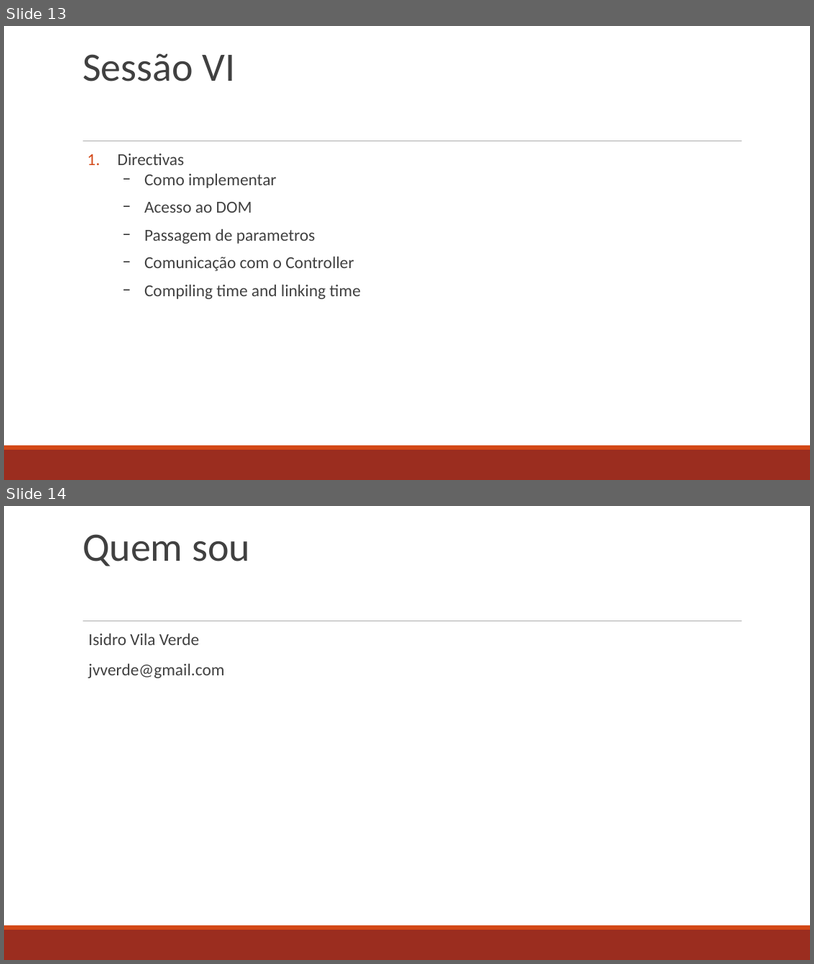
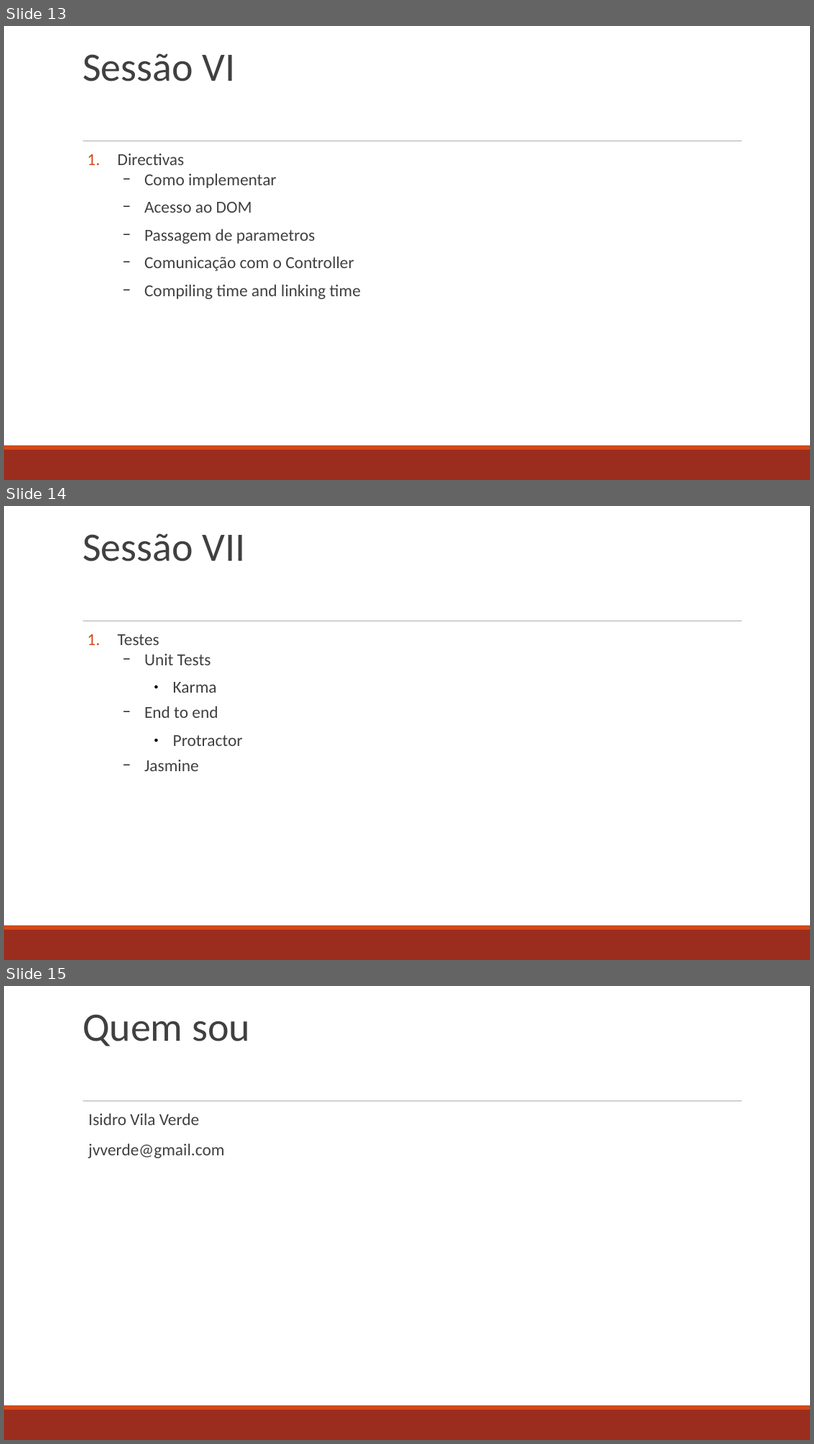
Before and after one commit to jvverde/demo-angular, a slide deck: docs/AngularJS.odp. Shown one above the other, each under a label of ours: slides 13 and 14 before the commit, slides 13, 14 and 15 after it. The pictures are 814x964 and 814x1444 pixels, drawn with LibreOffice and Linux fonts; fonts in the diff are those of the drawing. Boxes give left, top, right and bottom in pixels: in the first picture for what was removed or moved away, otherwise in the second. Text is boxed around its words. In the diff, an @@ line names an element or a change of style, - is before the commit and + after.

```diff
--- a/docs/AngularJS.odp
+++ b/docs/AngularJS.odp
@@ slide 14 added at [4, 506, 810, 960], background #FFFFFF; not listed: 3 template elements that a slide beside it also shows @@
@@ title added at [82, 533, 245, 561], 48 pt, text #404040 @@
+Sessão VII
@@ text added at [118, 634, 243, 771], 20 pt, text #404040 @@
+1. Testes
+  − Unit Tests
+    ● Karma
+  − End to end
+    ● Protractor
+  − Jasmine
@@ what was slide 14 is now slide 15 @@
```
Also in this commit, not shown: 6 slides changed, 1 other slide added, 1 slide removed, 3 other files.
